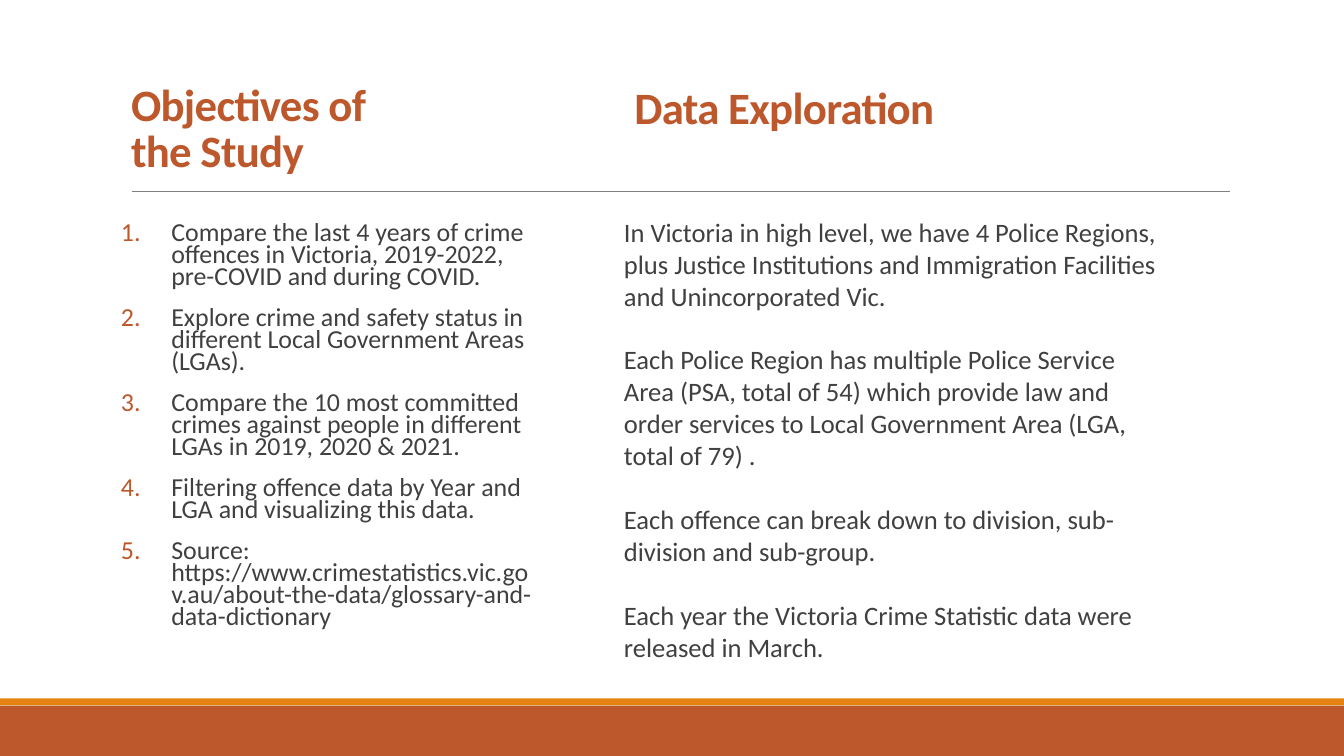
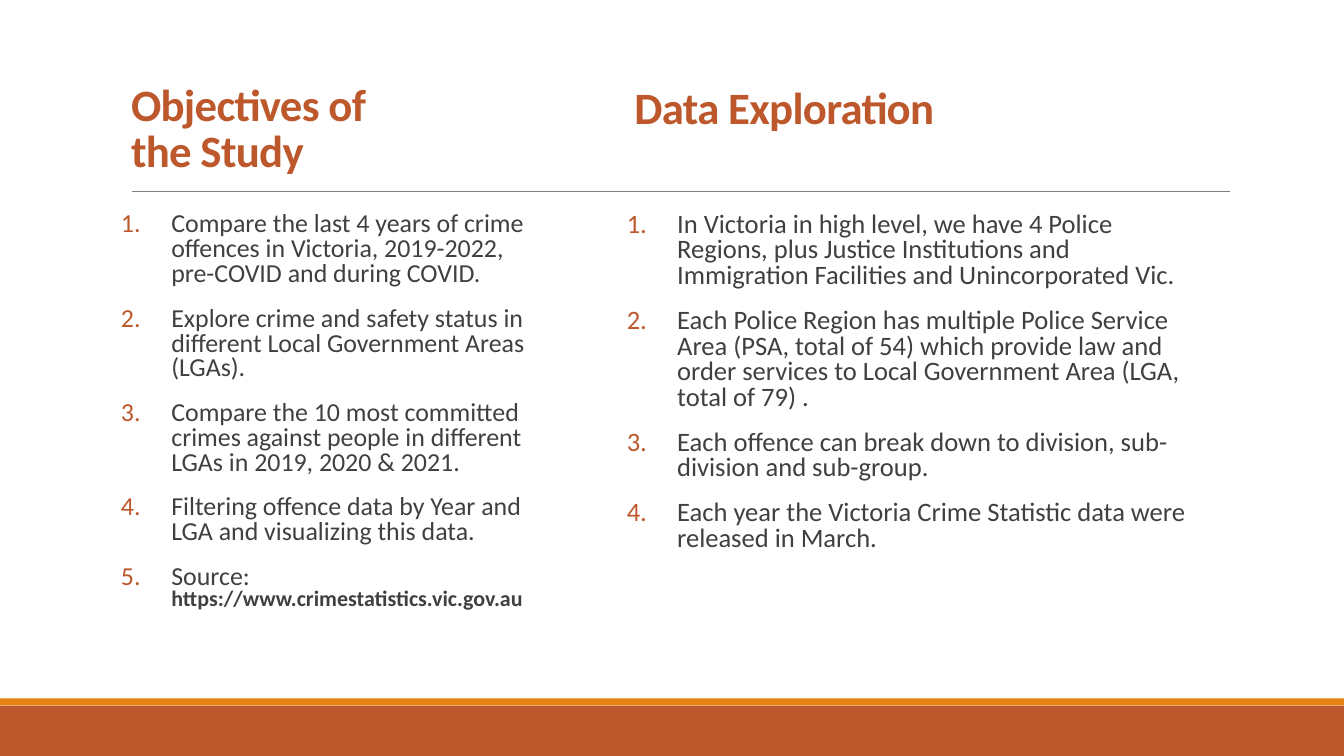
Before and after one commit to PhuongTieuOp/project3, a slide deck: slide 2 of Victoria Crime Data Visualization3.pptx. Drawn at 1344x756 pixels with LibreOffice and Linux fonts; fonts in the diff are those of the drawing. Boxes give left, top, right and bottom in pixels: in the first picture for what was removed or moved away, otherwise in the second. Text is boxed around its words. In the diff, an @@ line names an element or a change of style, - is before the commit and + after.

Commit message:
final changes

```diff
--- a/Victoria Crime Data Visualization3.pptx
+++ b/Victoria Crime Data Visualization3.pptx
@@ text "Compare the last 4 years ...": place and size @@
-text "Compare the last 4 years ..." at bbox=[171, 223, 531, 629]
+text "Compare the last 4 years ..." at bbox=[171, 214, 524, 610]
@@ text at bbox=[171, 214, 524, 545]: line spacing 0.7 to 0.8 @@
@@ text at bbox=[677, 214, 1185, 547]: text changed @@
-In Victoria in high level, we have 4 Police Regions, plus Justice Institutions and Immigration Facilities and Unincorporated Vic.
-Each Police Region has multiple Police Service Area (PSA, total of 54) which provide law and order services to Local Government Area (LGA, total of 79) .
-Each offence can break down to division, sub-division and sub-group.
-Each year the Victoria Crime Statistic data were released in March.
+1. In Victoria in high level, we have 4 Police Regions, plus Justice Institutions and Immigration Facilities and Unincorporated Vic.
+2. Each Police Region has multiple Police Service Area (PSA, total of 54) which provide law and order services to Local Government Area (LGA, total of 79) .
+3. Each offence can break down to division, sub-division and sub-group.
+4. Each year the Victoria Crime Statistic data were released in March.
@@ text at bbox=[171, 568, 522, 610]: text changed; size 18.5 to 15.7 pt; bold on @@
-5. Source: https://www.crimestatistics.vic.gov.au/about-the-data/glossary-and-data-dictionary
+5. Source: https://www.crimestatistics.vic.gov.au
```
